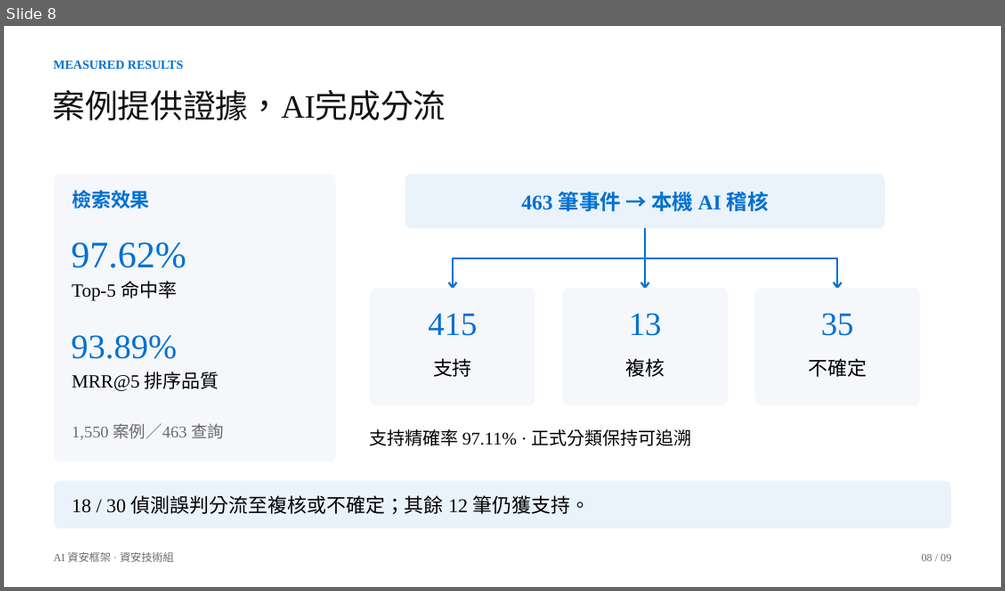
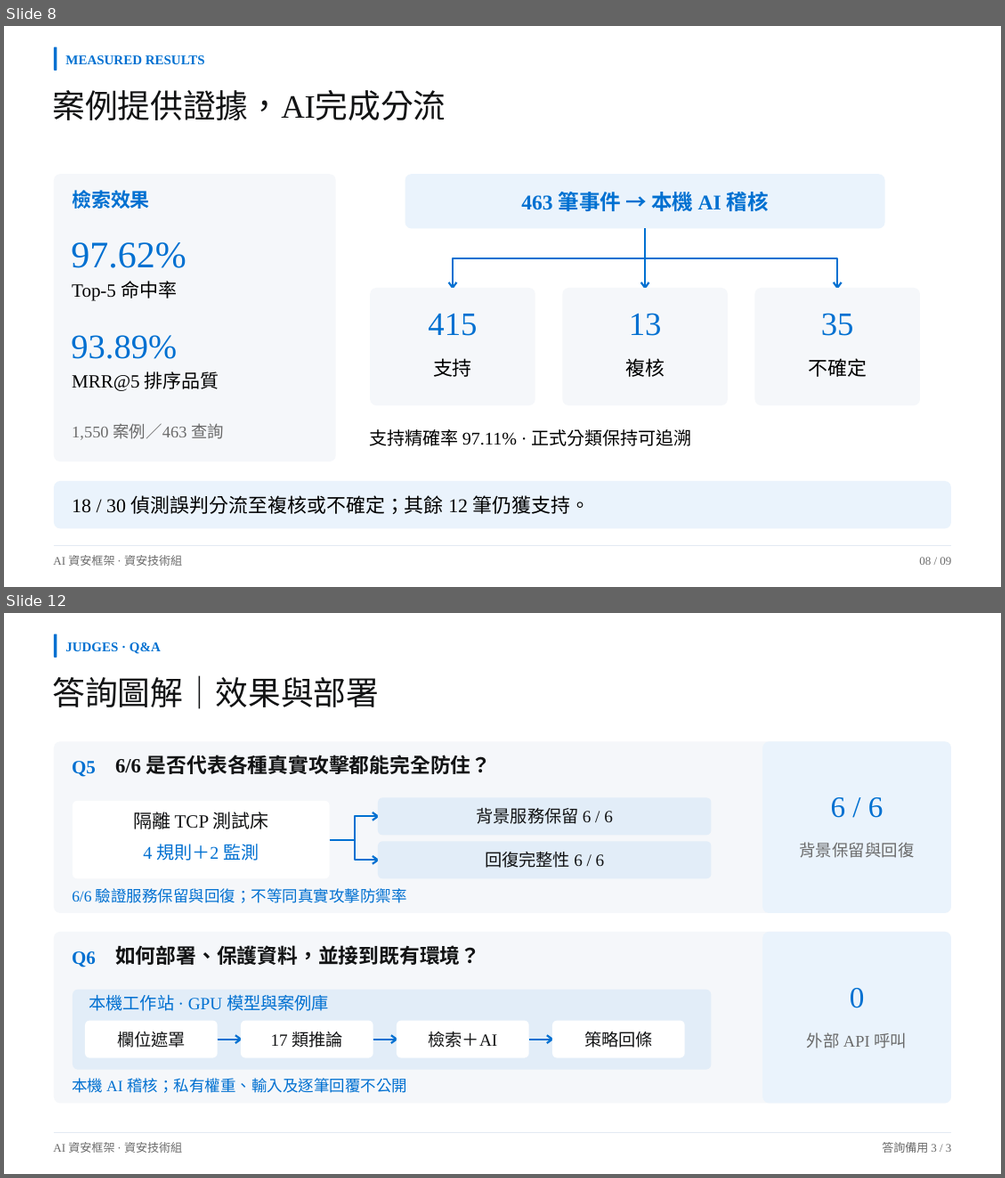
Before and after one commit to Lily09-project/innoserve-competition, a slide deck: deliverables/決賽簡報_AI資安框架.pptx. Shown one above the other, each under a label of ours: slide 8 before the commit, slides 8 and 12 after it; the slides between them are not shown. The pictures are 1005x591 and 1005x1178 pixels, drawn with LibreOffice and Linux fonts; fonts in the diff are those of the drawing. Boxes give left, top, right and bottom in pixels: in the first picture for what was removed or moved away, otherwise in the second. Text is boxed around its words. In the diff, an @@ line names an element or a change of style, - is before the commit and + after.

```diff
--- a/deliverables/決賽簡報_AI資安框架.pptx
+++ b/deliverables/決賽簡報_AI資安框架.pptx
@@ slide 12 added at <box>4,613,1001,1174</box>, background #FFFFFF @@
@@ rounded rectangle added at <box>54,634,57,657</box>, fill #0070D1 @@
@@ text added at <box>65,642,161,654</box>, 12.8 pt, text #0070D1, bold @@
+JUDGES · Q&A
@@ text added at <box>53,675,380,709</box>, 31.5 pt, text #121314 @@
+答詢圖解｜效果與部署
@@ group added at <box>54,742,952,1103</box>: 19 texts, 12 rounded rectangles, 10 freeform shapes @@
+Q5
+6/6 是否代表各種真實攻擊都能完全防住？
+隔離 TCP 測試床
+4 規則＋2 監測
+背景服務保留 6 / 6
+回復完整性 6 / 6
+6/6 驗證服務保留與回復；不等同真實攻擊防禦率
+6 / 6
+背景保留與回復
+Q6
+如何部署、保護資料，並接到既有環境？
+本機工作站 · GPU 模型與案例庫
+欄位遮罩
+17 類推論
+檢索＋AI
+策略回條
+本機 AI 稽核；私有權重、輸入及逐筆回覆不公開
+0
+外部 API 呼叫
@@ text added at <box>53,1142,182,1152</box>, 11.2 pt, text #6B6B6B @@
+AI 資安框架 · 資安技術組
@@ freeform shape added at <box>54,1133,952,1134</box>, outline #E3EAF2 0.75 pt @@
@@ text added at <box>882,1142,952,1152</box>, 11.2 pt, text #6B6B6B @@
+答詢備用 3 / 3
@@ slide 8 changed as well @@
@@ rounded rectangle added at <box>54,47,57,70</box>, fill #0070D1 @@
@@ text "MEASURED RESULTS": place and size @@
-text "MEASURED RESULTS" at <box>53,60,183,69</box>
+text "MEASURED RESULTS" at <box>65,55,205,64</box>
@@ text "MEASURED RESULTS" at <box>65,55,205,64</box>: size 12 to 12.8 pt @@
@@ text "AI 資安框架 · 資安技術組" at <box>53,555,182,565</box>: size 10.5 to 11.2 pt @@
@@ freeform shape added at <box>54,546,952,547</box>, outline #E3EAF2 0.75 pt @@
@@ text "08 / 09" at <box>919,556,951,564</box>: size 10.5 to 11.2 pt @@
```
Also in this commit, not shown: 7 other slides changed, 3 other slides added, 1 slide removed, 37 other files.
